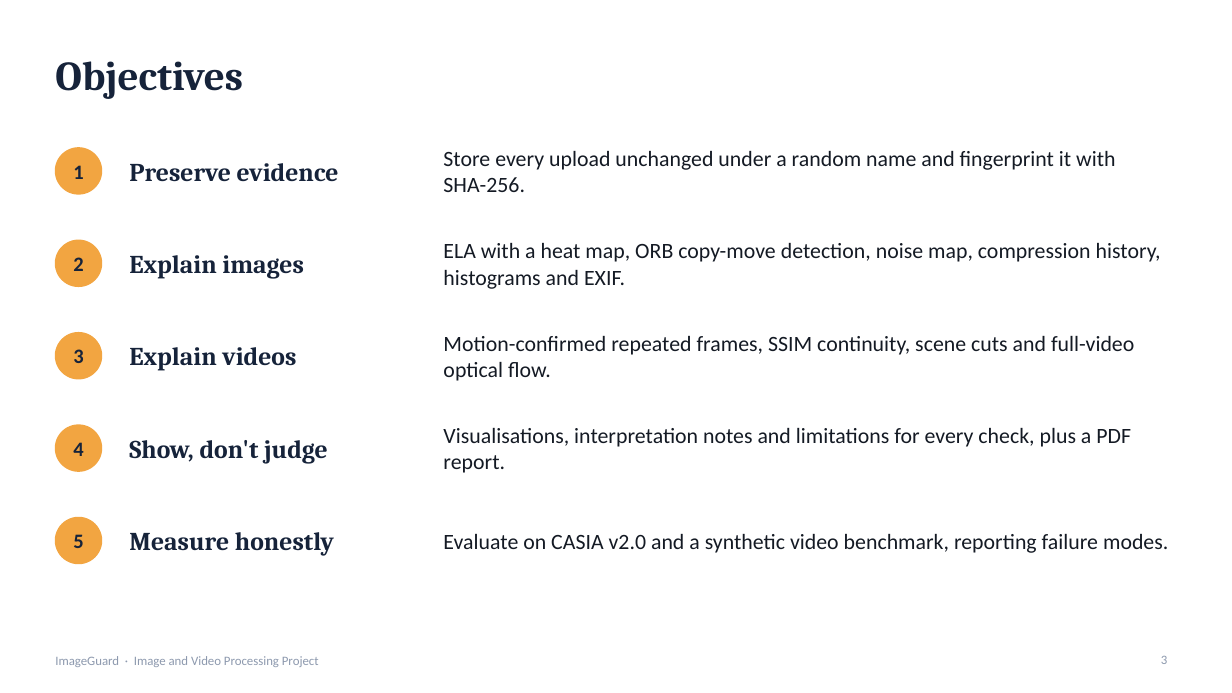
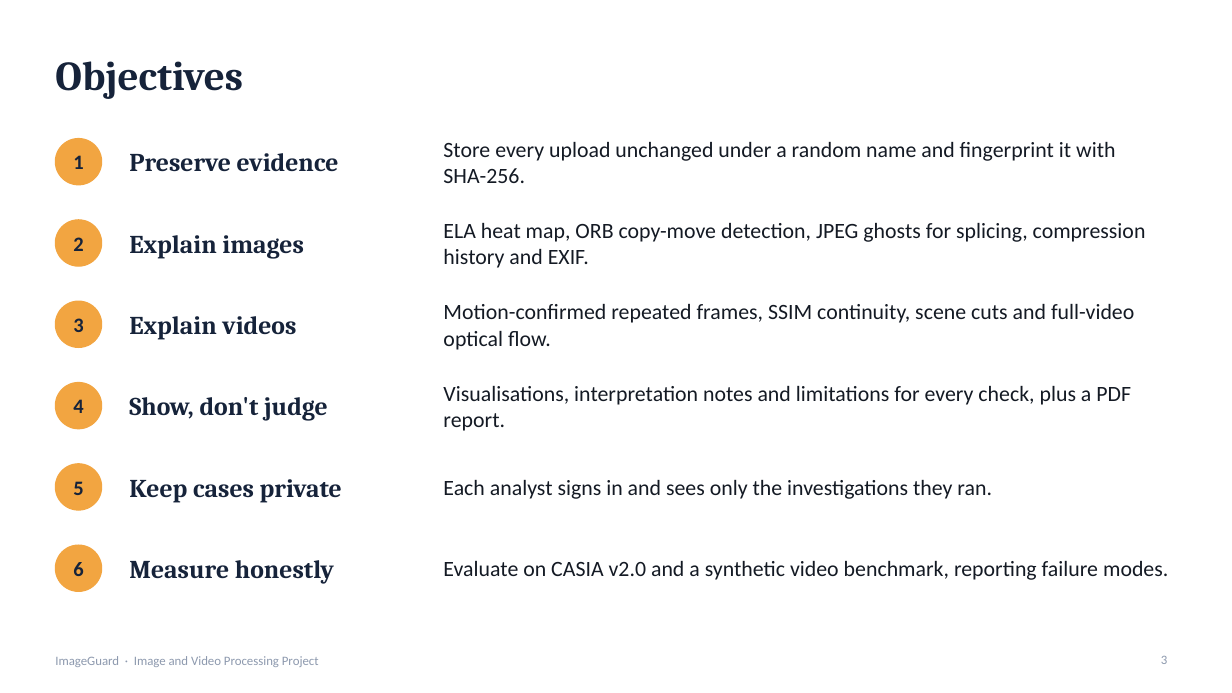
Before and after one commit to kankanaujia/ImageGuard-IVP-Project, a slide deck: slide 3 of documentation/ImageGuard_Presentation.pptx. Drawn at 1232x693 pixels with LibreOffice and Linux fonts; fonts in the diff are those of the drawing. Boxes give left, top, right and bottom in pixels: in the first picture for what was removed or moved away, otherwise in the second. Text is boxed around its words. In the diff, an @@ line names an element or a change of style, - is before the commit and + after.

```diff
--- a/documentation/ImageGuard_Presentation.pptx
+++ b/documentation/ImageGuard_Presentation.pptx
@@ 3 texts, 1 ellipse: place and size @@
-3 texts, 1 ellipse at <box>55,148,1115,194</box>
+3 texts, 1 ellipse at <box>55,139,1115,185</box>
@@ 2 texts, 1 ellipse: place and size @@
-2 texts, 1 ellipse at <box>55,240,304,287</box>
+2 texts, 1 ellipse at <box>55,220,304,266</box>
@@ text at <box>443,223,1146,268</box>: text changed @@
-ELA with a heat map, ORB copy-move detection, noise map, compression history, histograms and EXIF.
+ELA heat map, ORB copy-move detection, JPEG ghosts for splicing, compression history and EXIF.
@@ 3 texts, 1 ellipse: place and size @@
-3 texts, 1 ellipse at <box>55,333,1134,381</box>
+3 texts, 1 ellipse at <box>55,301,1134,350</box>
@@ text "4": place and size @@
-text "4" at <box>73,442,83,456</box>
+text "4" at <box>73,399,83,413</box>
@@ ellipse: place and size @@
-ellipse at <box>55,425,102,471</box>
+ellipse at <box>55,383,102,429</box>
@@ text "Show, don't judge": place and size @@
-text "Show, don't judge" at <box>129,440,328,463</box>
+text "Show, don't judge" at <box>129,397,328,421</box>
@@ text "Visualisations, interpretation notes and limitations ...": place and size @@
-text "Visualisations, interpretation notes and limitations ..." at <box>443,428,1131,473</box>
+text "Visualisations, interpretation notes and limitations ..." at <box>443,386,1131,431</box>
@@ text "5": place and size @@
-text "5" at <box>73,534,83,548</box>
+text "5" at <box>73,481,83,495</box>
@@ ellipse: place and size @@
-ellipse at <box>55,518,102,564</box>
+ellipse at <box>55,464,102,510</box>
@@ text added at <box>129,479,342,502</box>, 20 pt, text #16233A, bold @@
+Keep cases private
@@ text added at <box>443,480,992,499</box>, 17 pt, text #141A24 @@
+Each analyst signs in and sees only the investigations they ran.
@@ ellipse added at <box>55,545,102,592</box>, fill #F2A541, outline #F2A541 1 pt @@
@@ text added at <box>73,562,83,576</box>, 16 pt, text #16233A, bold @@
+6
@@ text "Measure honestly": place and size @@
-text "Measure honestly" at <box>129,532,334,556</box>
+text "Measure honestly" at <box>129,560,334,584</box>
@@ text "Evaluate on CASIA v2.0 and ...": place and size @@
-text "Evaluate on CASIA v2.0 and ..." at <box>443,534,1168,553</box>
+text "Evaluate on CASIA v2.0 and ..." at <box>443,561,1168,580</box>
```
Also in this commit, not shown: 11 other slides changed, 6 slides added, 3 slides removed, 30 other files.
